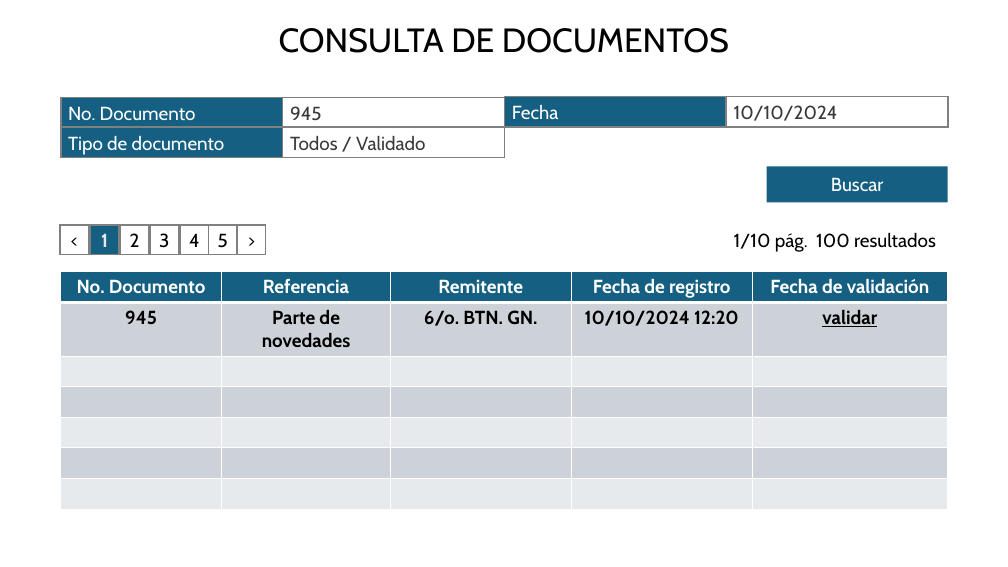
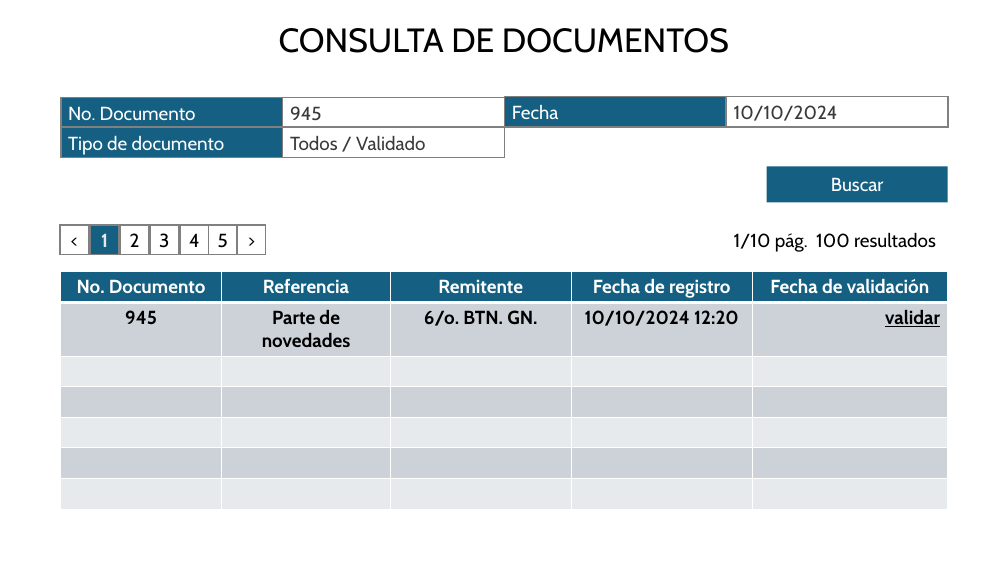
Before and after one commit to dogiloki/mvc-php, a slide deck: slide 2 of readme/GUI.pptx. Drawn at 1008x567 pixels with LibreOffice and Linux fonts; fonts in the diff are those of the drawing. Boxes give left, top, right and bottom in pixels: in the first picture for what was removed or moved away, otherwise in the second. Text is boxed around its words. In the diff, an @@ line names an element or a change of style, - is before the commit and + after.

```diff
--- a/readme/GUI.pptx
+++ b/readme/GUI.pptx
@@ table at (60, 271, 948, 508) @@
@@ alignment centre to right @@
```
Also in this commit, not shown: 54 other files.
